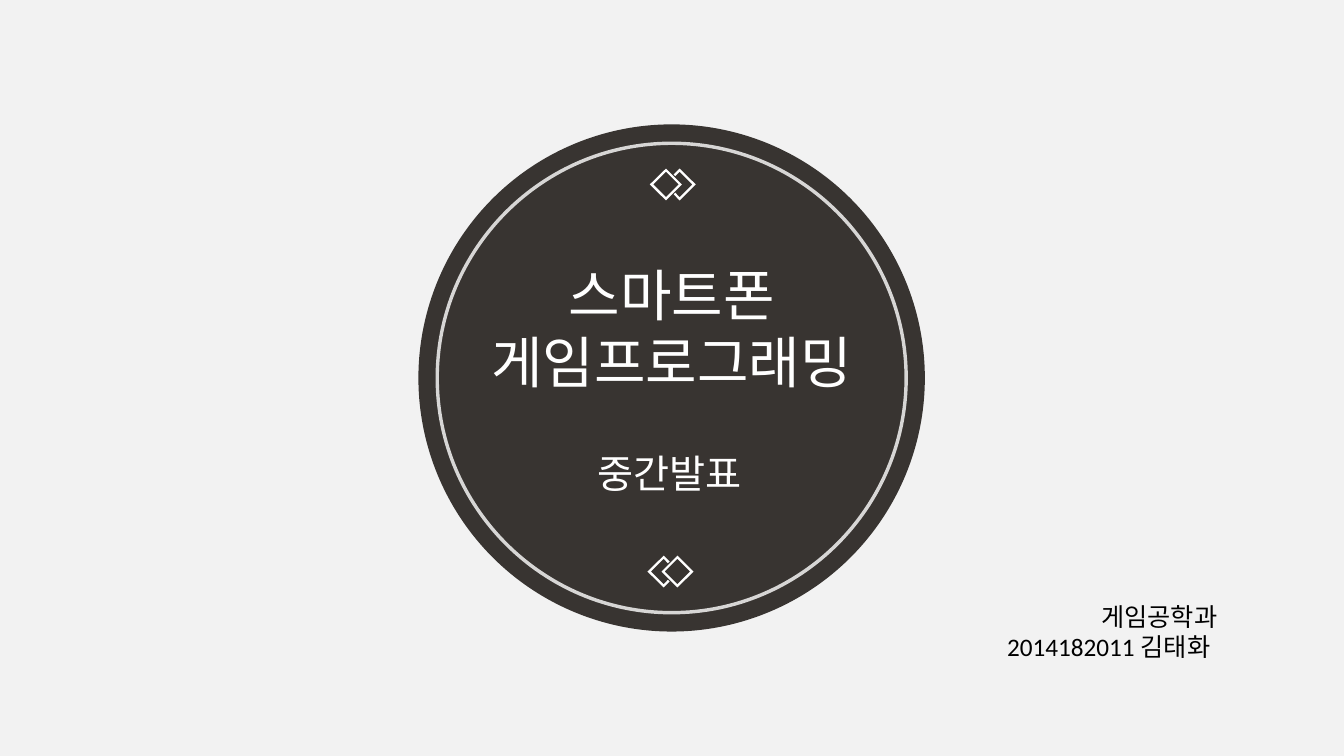
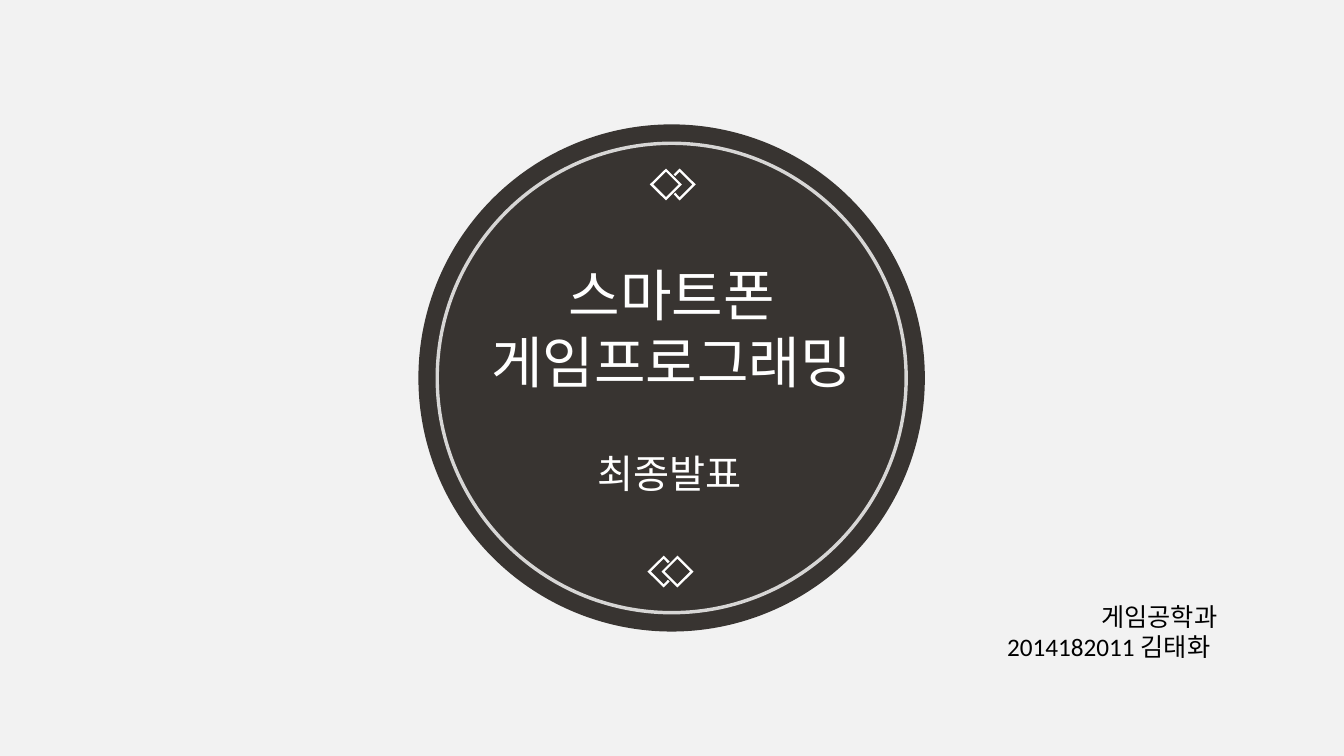
Before and after one commit to xoghk9zla/19_IOSProgramming, a slide deck: slide 1 of 스마트폰 게임 프로그래밍 최종 발표.pptx. Drawn at 1344x756 pixels with LibreOffice and Linux fonts; fonts in the diff are those of the drawing. Boxes give left, top, right and bottom in pixels: in the first picture for what was removed or moved away, otherwise in the second. Text is boxed around its words. In the diff, an @@ line names an element or a change of style, - is before the commit and + after.

```diff
--- a/스마트폰 게임 프로그래밍 최종 발표.pptx
+++ b/스마트폰 게임 프로그래밍 최종 발표.pptx
@@ text at <box>598,455,742,491</box>: text changed @@
-중간발표
+최종발표
```
